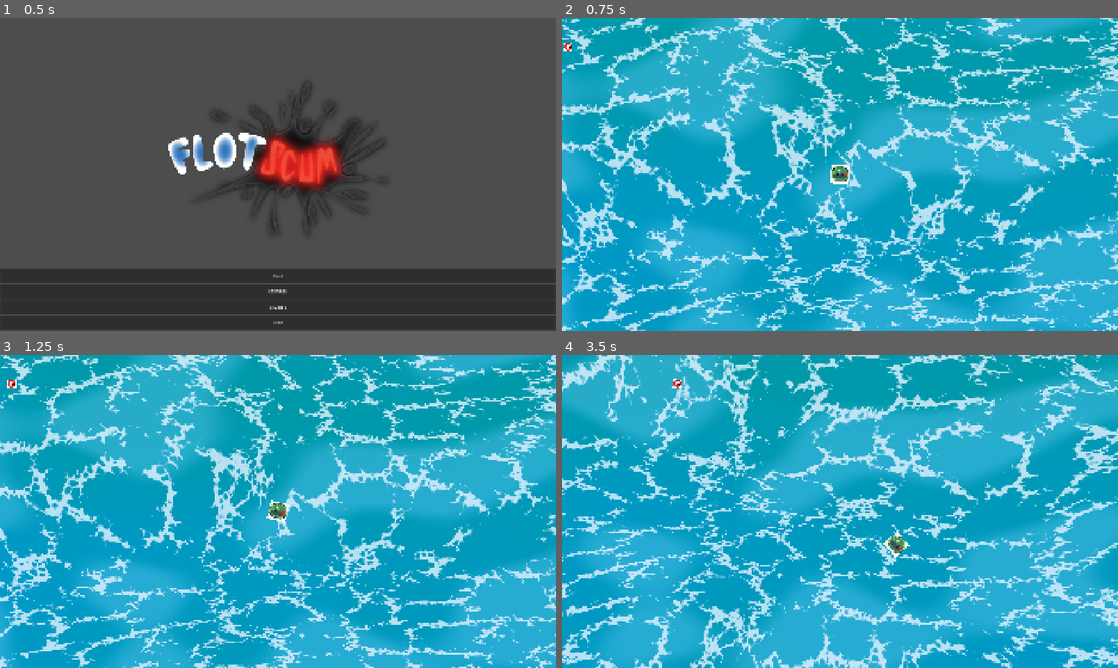
Above: before the commit, frames 1-4 (two rows, left to right).
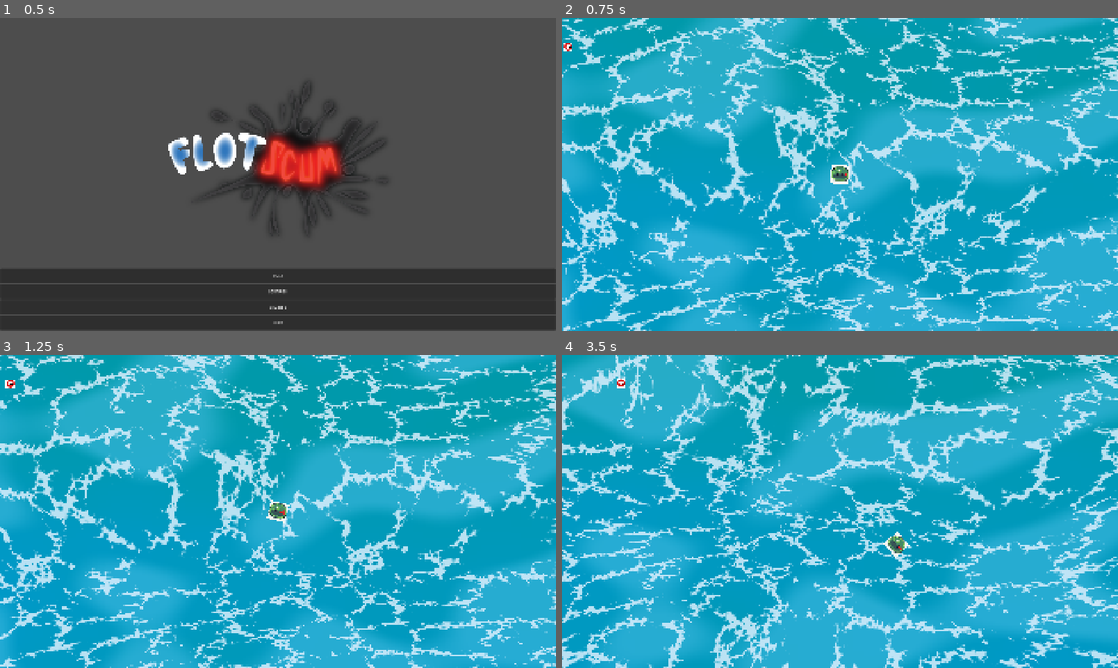
Above: after the commit, the same moments.

Repository: Of-Machines-and-Men/flotscum
Game: Godot game, scene res://scenes/levels/UI/main_menu.tscn
Two runs of this game, one before a commit and one after it. Both use one fixed random seed, a clock stepped at 60 frames per second and the inputs below.
Inputs (mouse positions are in pixels of both pictures, inside the frame that each line leads up to):
- Up to frame 1 (0.5 s): no input
- Up to frame 2 (0.75 s): click "PLAY" at 0.5 s
- Up to frame 3 (1.25 s): no input
- Up to frame 4 (3.5 s): move the mouse to (962, 495) at 1.27 s; hold D (moveright) 1.28-2.03 s; move the mouse to (728, 527) at 2.02 s; hold S (movedown) 2.03-2.78 s; move the mouse to (895, 442) at 2.77 s; hold D (moveright) from 2.78 s (still down)

Frame 1 is identical in both runs. In frame 2, 21% of the frame differs, in the area x 0-100%, y 0-100%; in frame 3, 26%; in frame 4, 37%.

Commit message:
fix broken behaviours

Diff:
--- a/scenes/entities/base/entity.gd
+++ b/scenes/entities/base/entity.gd
@@ -102,9 +102,12 @@
 		_on_absorbed(impacted_entity)
 
 func _set_behaviour(behaviour: Ability) -> void:
-	if _current_behaviour:
+	if not behaviour:
 		_current_behaviour.on_deactivated(self)
-	if behaviour:
+		_current_behaviour = default_behaviour
+	if behaviour and not behaviour == _current_behaviour:
+		if _current_behaviour:
+			_current_behaviour.on_deactivated(self)
 		behaviour.on_activated(self)
 		_current_behaviour = behaviour
 
@@ -131,11 +134,30 @@
 	else:
 		_set_behaviour(default_behaviour)
 
-func get_closest_predator():
-	pass
+func get_priority_predator() -> Entity:
+	var target: Entity
+	var current_target_distance: float
+	if _perceived_predators.is_empty():
+		return null
+	for predator in _perceived_predators:
+		var target_distance = global_position.distance_to(predator.global_position)
+		if not target or target_distance < current_target_distance:
+			current_target_distance = target_distance
+			target = predator
+	return target
 
-func get_closest_prey():
-	pass
+
+func get_priority_prey() -> Entity:
+	var target: Entity
+	var current_target_distance: float
+	if _perceived_prey.is_empty():
+		return null
+	for prey in _perceived_prey:
+		var target_distance = global_position.distance_to(prey.global_position)
+		if not target or target_distance < current_target_distance:
+			current_target_distance = target_distance
+			target = prey
+	return target
 
 func _get_most_aggressive_ability():
 	var best_match: Ability = null
--- a/scenes/entities/enemy/enemy.tscn
+++ b/scenes/entities/enemy/enemy.tscn
@@ -3,6 +3,7 @@
 [ext_resource type="Script" uid="uid://b80r5gviyuvkm" path="res://scenes/entities/enemy/enemy.gd" id="1_lw7nh"]
 
 [node name="Enemy" type="RigidBody2D" unique_id=1115726226]
+linear_damp = 1.0
 script = ExtResource("1_lw7nh")
 faction = 1
 absorber_priority = 1
--- a/scenes/entities/enemy/rammer/rammer.tscn
+++ b/scenes/entities/enemy/rammer/rammer.tscn
@@ -28,6 +28,7 @@
 radius = 768.0
 
 [node name="Rammer" type="RigidBody2D" unique_id=2645434 node_paths=PackedStringArray("entity_sprite", "collider", "perception_zone")]
+linear_damp = 1.0
 script = ExtResource("1_k3n7j")
 entity_sprite = NodePath("Sprite2D")
 collider = NodePath("CollisionShape2D")
--- a/scripts/gameplay/abilities/flee/flee_ability.gd
+++ b/scripts/gameplay/abilities/flee/flee_ability.gd
@@ -3,7 +3,7 @@
 
 func act(caller: Entity, delta: float) -> void:
 	super.act(caller, delta)
-	var predator = caller.get_closest_predator()
+	var predator = caller.get_priority_predator()
 	if not predator:
 		caller.trigger_decision("reached safety")
 		return
--- a/scripts/gameplay/abilities/hold_distance/hold_distance_ability.gd
+++ b/scripts/gameplay/abilities/hold_distance/hold_distance_ability.gd
@@ -3,7 +3,7 @@
 
 func act(caller: Entity, delta: float) -> void:
 	super.act(caller, delta)
-	var prey = caller.get_closest_prey()
+	var prey = caller.get_priority_prey()
 	if not prey:
 		caller.trigger_decision("target lost")
 	var distance = caller.global_position.distance_to(prey.global_position)
--- a/scripts/gameplay/abilities/orbit/orbit_ability.gd
+++ b/scripts/gameplay/abilities/orbit/orbit_ability.gd
@@ -4,7 +4,7 @@
 
 func act(caller: Entity, delta: float) -> void:
 	super.act(caller, delta)
-	var prey = caller.get_closest_prey()
+	var prey = caller.get_priority_prey()
 	if not prey:
 		caller.trigger_decision("target lost")
 		return
--- a/scripts/gameplay/abilities/ram/ram_ability.gd
+++ b/scripts/gameplay/abilities/ram/ram_ability.gd
@@ -6,18 +6,23 @@
 var _ram_engaged: bool = false
 
 func act(caller: Entity, delta: float) -> void:
+	print("ram acting")
 	super.act(caller, delta)
-	var prey = caller.get_closest_prey()
+	var prey = caller.get_priority_prey()
 	if not prey:
+		print("prey not found")
 		caller.trigger_decision("target lost")
 		return
 	var distance = caller.global_position.distance_to(prey.global_position)
 	var direction = caller.global_position.direction_to(prey.global_position)
 	if distance > caller.get_max_range():
+		print("approaching target")
 		_ram_engaged = false
 		caller.turn_towards(direction)
 		caller.engage_engine(caller.motor_force)
 	elif not caller.is_facing(direction, 0.5) and not _ram_engaged:
+		print("turning to face target")
 		caller.turn_towards(direction)
 	else:
+		print("ramming")
 		caller.engage_engine(caller.motor_force * ram_speed_multiplier)
--- a/shaders/ocean.gdshader
+++ b/shaders/ocean.gdshader
@@ -67,8 +67,8 @@
 	    texture(deep_water_texture, foam_uv * 0.2 + TIME * 0.02).r,
 	    texture(wave_noise_texture, foam_uv * 0.2 + TIME * 0.02 + vec2(0.4)).r
 	) * 2.0 - 1.0;
-	vec2 foam_uv_a = (foam_uv + foam_warp * 0.15) * foam_scale + current_a * TIME * 0.1 * speed_a;
-	vec2 foam_uv_b = (foam_uv + foam_warp * 0.15) * foam_scale + current_b * TIME * 0.1 * speed_b;
+	vec2 foam_uv_a = (foam_uv + foam_warp * 0.15) * foam_scale + current_a * TIME * 0.01 * speed_a;
+	vec2 foam_uv_b = (foam_uv + foam_warp * 0.15) * foam_scale + current_b * TIME * 0.01 * speed_b;
 
 	float foam_a = texture(foam_noise_texture, foam_uv_a).r;
 
